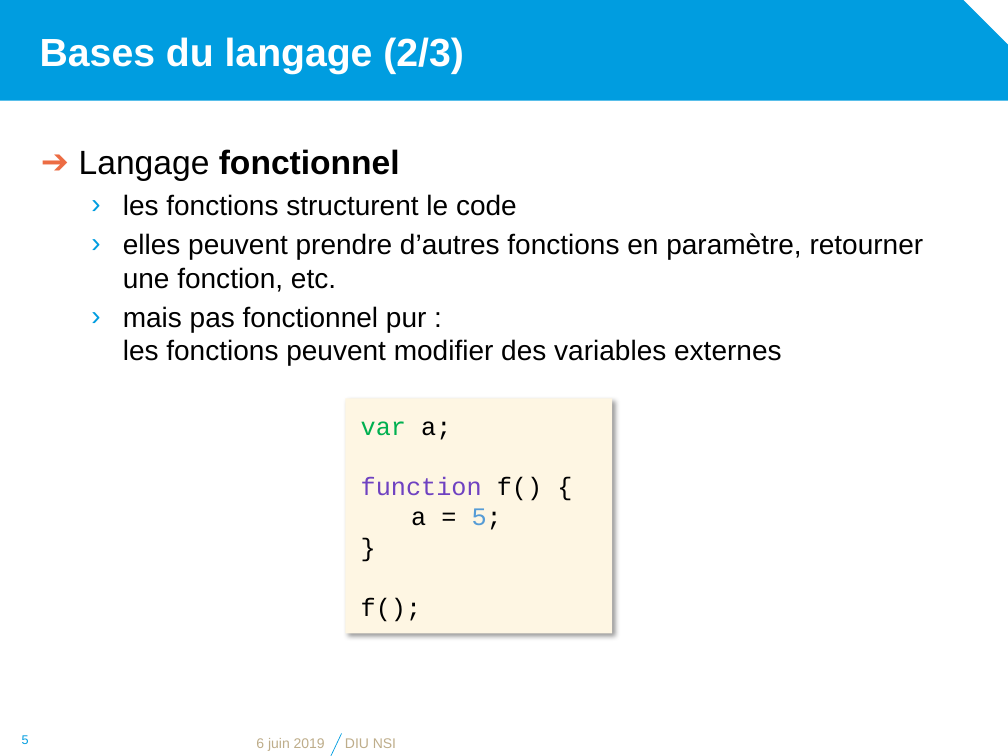
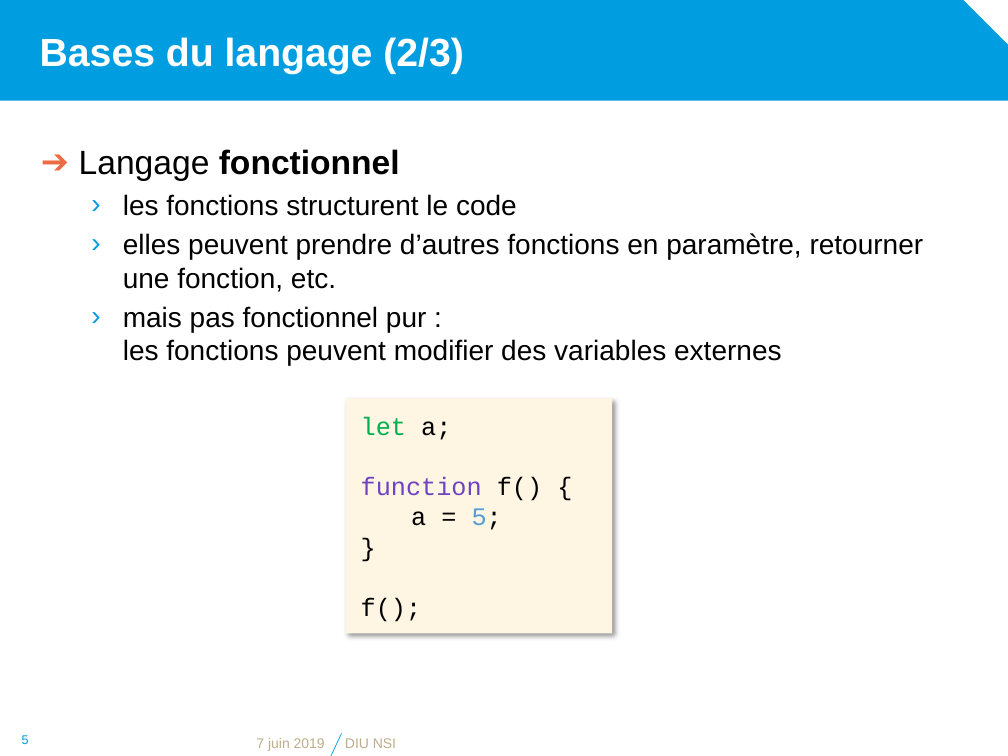
Before and after one commit to diu-uf-bordeaux/bloc1, a slide deck: slide 5 of web/4-JS/JavaScript.pptx. Drawn at 1008x756 pixels with LibreOffice and Linux fonts; fonts in the diff are those of the drawing; background and template pictures are left out. Boxes give left, top, right and bottom in pixels: in the first picture for what was removed or moved away, otherwise in the second. Text is boxed around its words. In the diff, an @@ line names an element or a change of style, - is before the commit and + after.

```diff
--- a/web/4-JS/JavaScript.pptx
+++ b/web/4-JS/JavaScript.pptx
@@ text in rectangle at (x1=361, y1=416, x2=451, y2=440): text changed @@
-var a;
+let a;
@@ text at (x1=256, y1=738, x2=325, y2=751): text changed @@
-6 juin 2019
+7 juin 2019
```
Also in this commit, not shown: 13 other slides changed, 6 other files.
